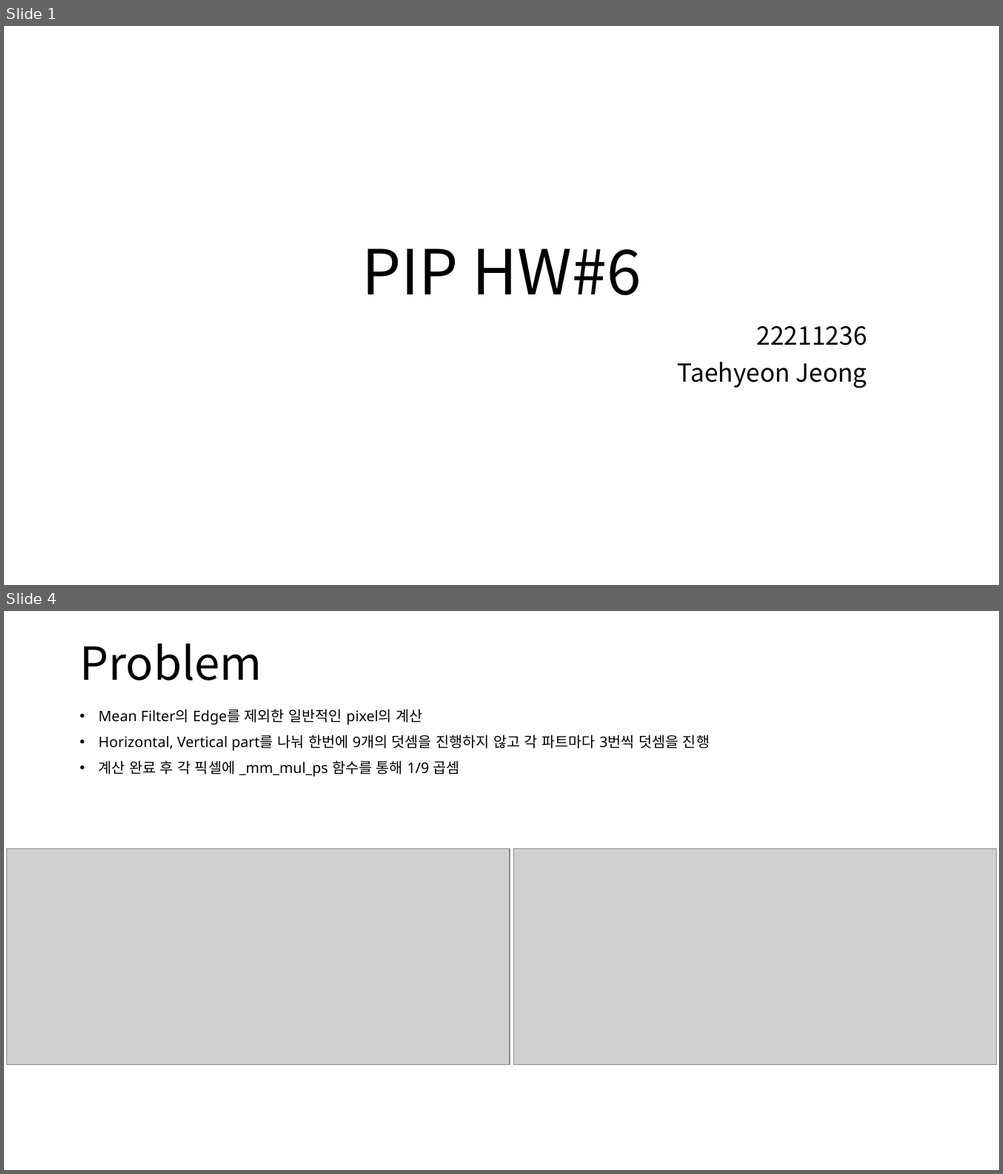
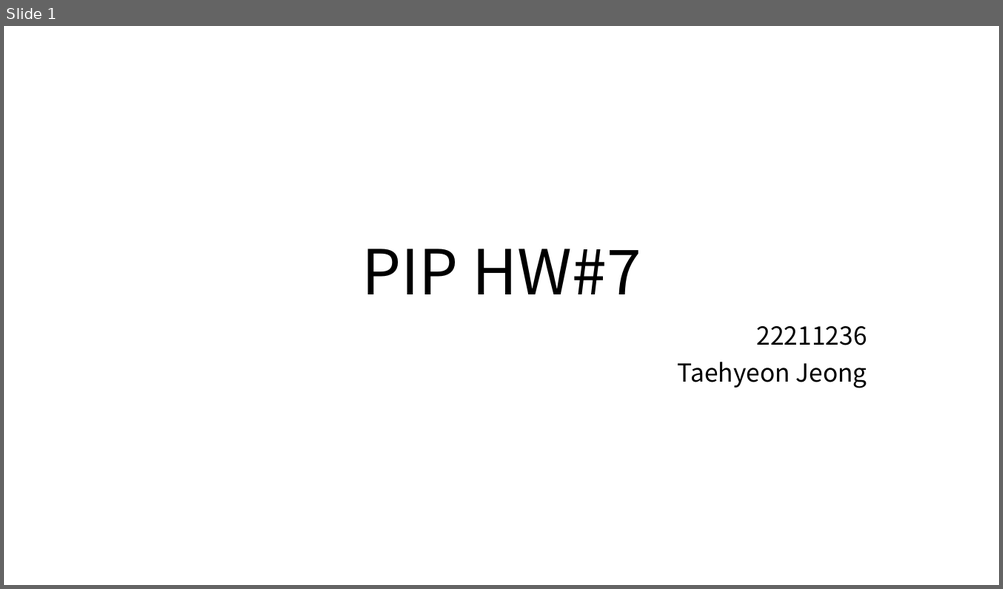
Before and after one commit to Burgunthy/Parallel-Image-Processing, a slide deck: chapter7_SSE_Mean_Filter/sse_Mean_Filter.pptx. Shown one above the other, each under a label of ours: slides 1 and 4 before the commit, slide 1 after it; the slides between them are not shown. The pictures are 1003x1174 and 1003x589 pixels, drawn with LibreOffice and Linux fonts; fonts in the diff are those of the drawing; grey boxes stand for pictures. Boxes give left, top, right and bottom in pixels: in the first picture for what was removed or moved away, otherwise in the second. Text is boxed around its words. In the diff, an @@ line names an element or a change of style, - is before the commit and + after.

```diff
--- a/chapter7_SSE_Mean_Filter/sse_Mean_Filter.pptx
+++ b/chapter7_SSE_Mean_Filter/sse_Mean_Filter.pptx
@@ slide 4 removed at [4,611,999,1170], background #FFFFFF @@
@@ title removed at [79,644,262,681] @@
-Problem
@@ text removed at [99,709,709,777] @@
-• Mean Filter의 Edge를 제외한 일반적인 pixel의 계산
-• Horizontal, Vertical part를 나눠 한번에 9개의 덧셈을 진행하지 않고 각 파트마다 3번씩 덧셈을 진행
-• 계산 완료 후 각 픽셀에 _mm_mul_ps 함수를 통해 1/9 곱셈
@@ picture removed at [7,849,510,1065] @@
@@ picture removed at [514,849,996,1065] @@
@@ slide 1 changed as well @@
@@ title at [361,249,641,295]: text changed @@
-PIP HW#6
+PIP HW#7
```
Also in this commit, not shown: 2 other slides changed, 8 slides added, 2 other slides removed, 2 other files.
